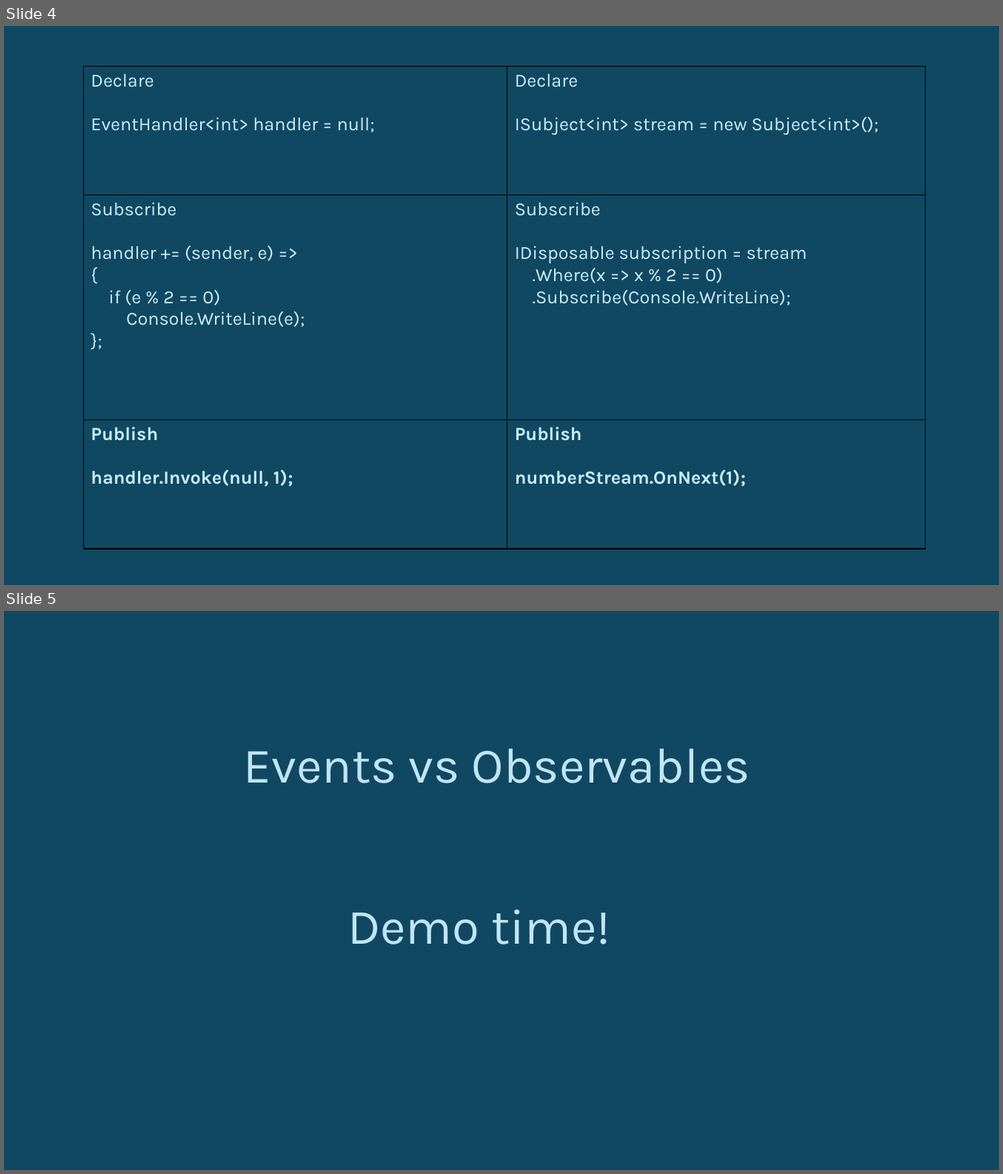
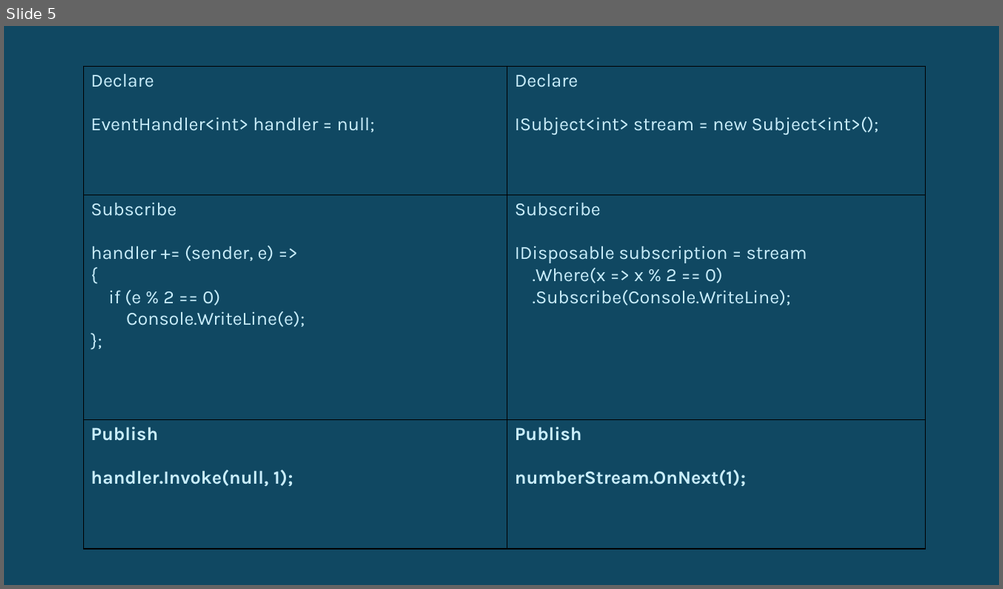
Before and after one commit to jeanhibbert/RxDemo2025, a slide deck: Resources/RxTalk2025.pptx. Shown one above the other, each under a label of ours: slides 4 and 5 before the commit, slide 5 after it. The pictures are 1003x1174 and 1003x589 pixels, drawn with LibreOffice and Linux fonts; fonts in the diff are those of the drawing. Boxes give left, top, right and bottom in pixels: in the first picture for what was removed or moved away, otherwise in the second. Text is boxed around its words. In the diff, an @@ line names an element or a change of style, - is before the commit and + after.

```diff
--- a/Resources/RxTalk2025.pptx
+++ b/Resources/RxTalk2025.pptx
@@ slide 5 removed at (4,611,999,1170), background #104862 @@
@@ text removed at (244,749,750,783) @@
-Events vs Observables
@@ text removed at (347,910,610,945) @@
-Demo time!
@@ what was slide 4 is now slide 5 @@
```
Also in this commit, not shown: 3 slides changed, 1 slide added, 2 other files.
